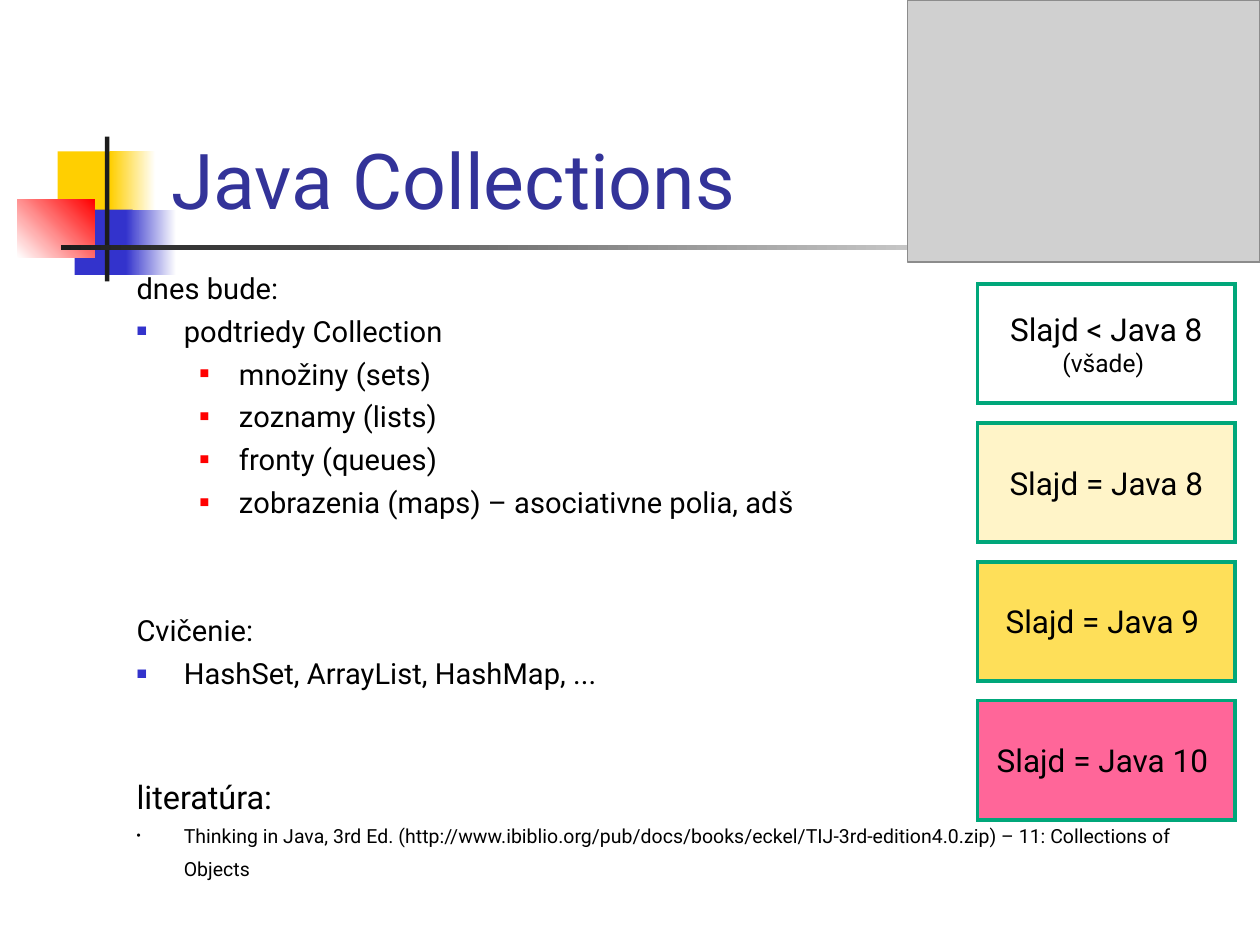
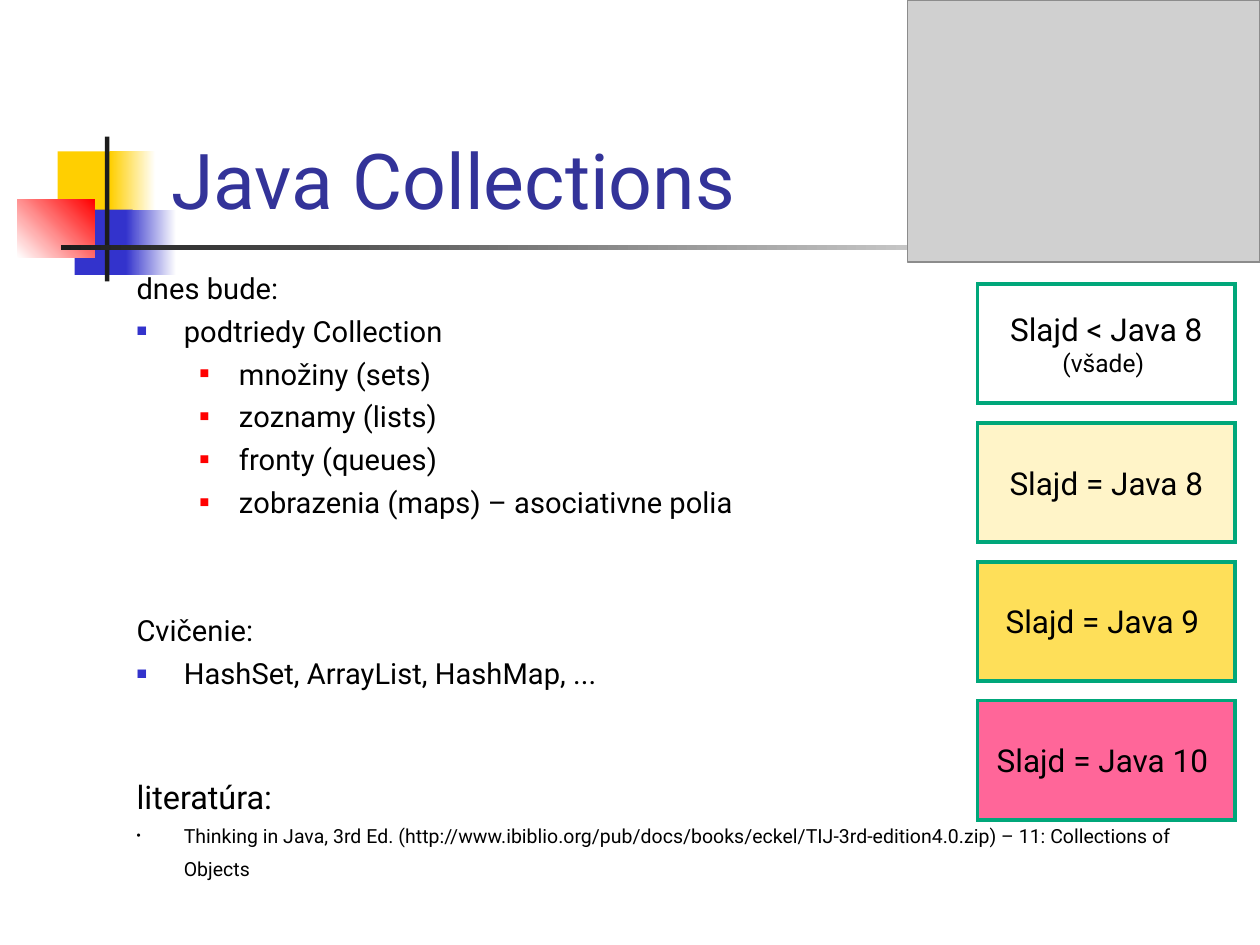
Before and after one commit to Programovanie4/Prednasky, a slide deck: slide 10 of 06/06_java.ppt. Drawn at 1260x945 pixels with LibreOffice and Linux fonts; fonts in the diff are those of the drawing; grey boxes stand for pictures. Boxes give left, top, right and bottom in pixels: in the first picture for what was removed or moved away, otherwise in the second. Text is boxed around its words. In the diff, an @@ line names an element or a change of style, - is before the commit and + after.

```diff
--- a/06/06_java.ppt
+++ b/06/06_java.ppt
@@ text at (239,490,732,520): text changed @@
-  ■ zobrazenia (maps) – asociativne polia, adš
+  ■ zobrazenia (maps) – asociativne polia
```
Also in this commit, not shown: 2 other slides changed, 1 slide added, 1 slide removed, 2 other files.
